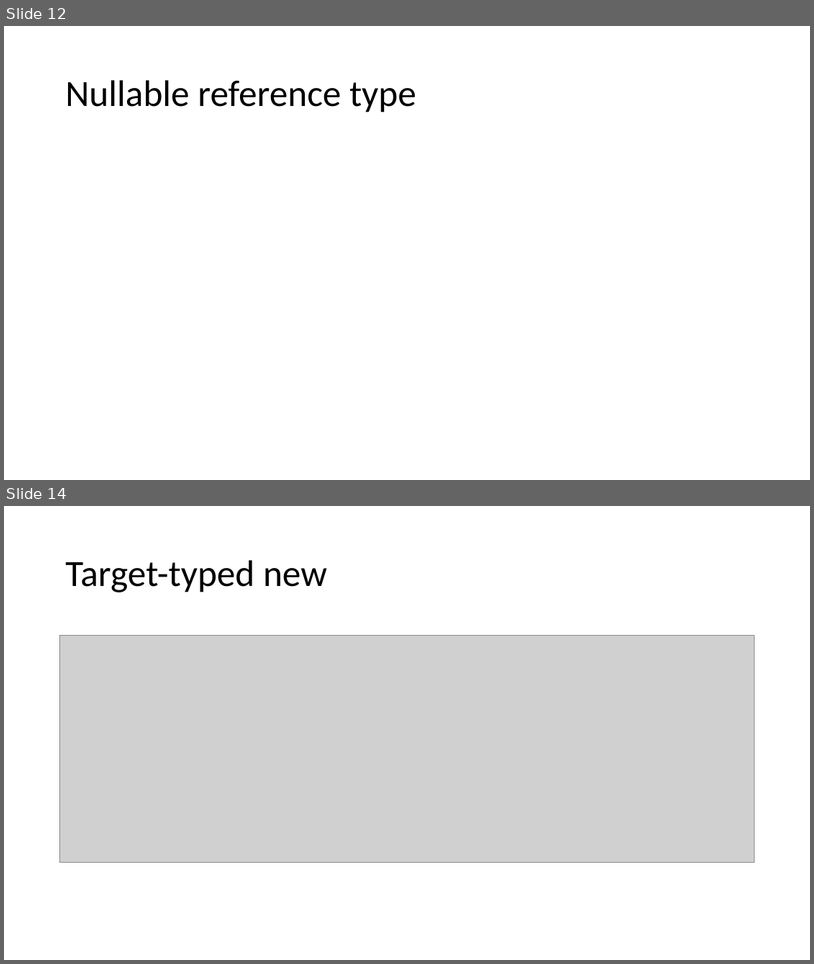
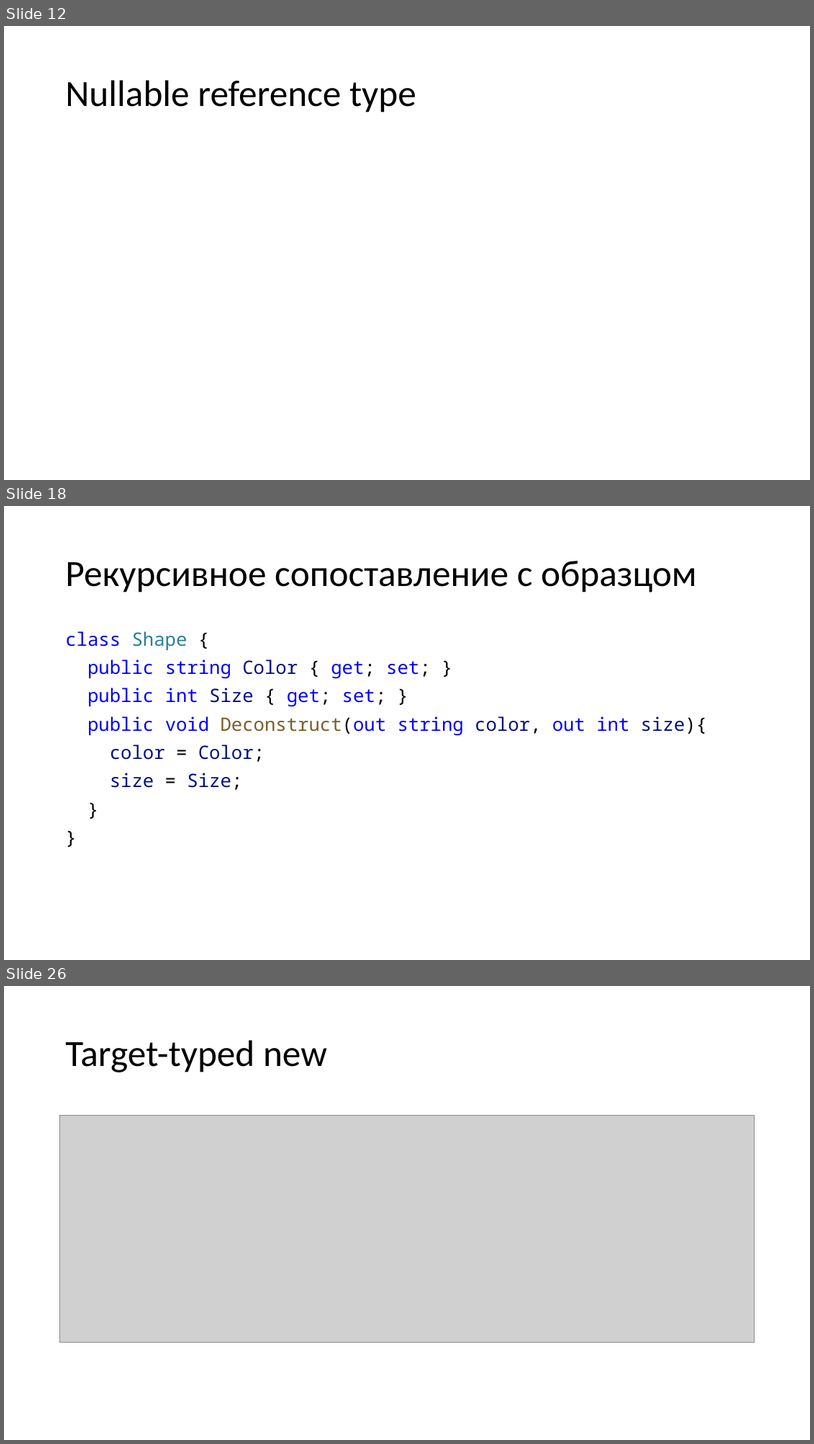
Before and after one commit to kugushev/presentations, a slide deck: Presentation.pptx. Shown one above the other, each under a label of ours: slides 12 and 14 before the commit, slides 12, 18 and 26 after it; the slides between them are not shown. The pictures are 814x964 and 814x1444 pixels, drawn with LibreOffice and Linux fonts; fonts in the diff are those of the drawing; grey boxes stand for pictures. Boxes give left, top, right and bottom in pixels: in the first picture for what was removed or moved away, otherwise in the second. Text is boxed around its words. In the diff, an @@ line names an element or a change of style, - is before the commit and + after.

```diff
--- a/Presentation.pptx
+++ b/Presentation.pptx
@@ slide 18 added at box(4, 506, 810, 960), background #FFFFFF @@
@@ title added at box(65, 561, 697, 592), 44 pt, text #000000 @@
+Рекурсивное сопоставление с образцом
@@ text added at box(65, 631, 707, 790), 22 pt, text #0000FF @@
+class Shape {
+public string Color { get; set; }
+public int Size { get; set; }
+public void Deconstruct(out string color, out int size){
+color = Color;
+size = Size;
+}
+}
@@ what was slide 14 is now slide 26 @@
```
Also in this commit, not shown: 13 other slides added, 1 slide removed, 4 other files.
